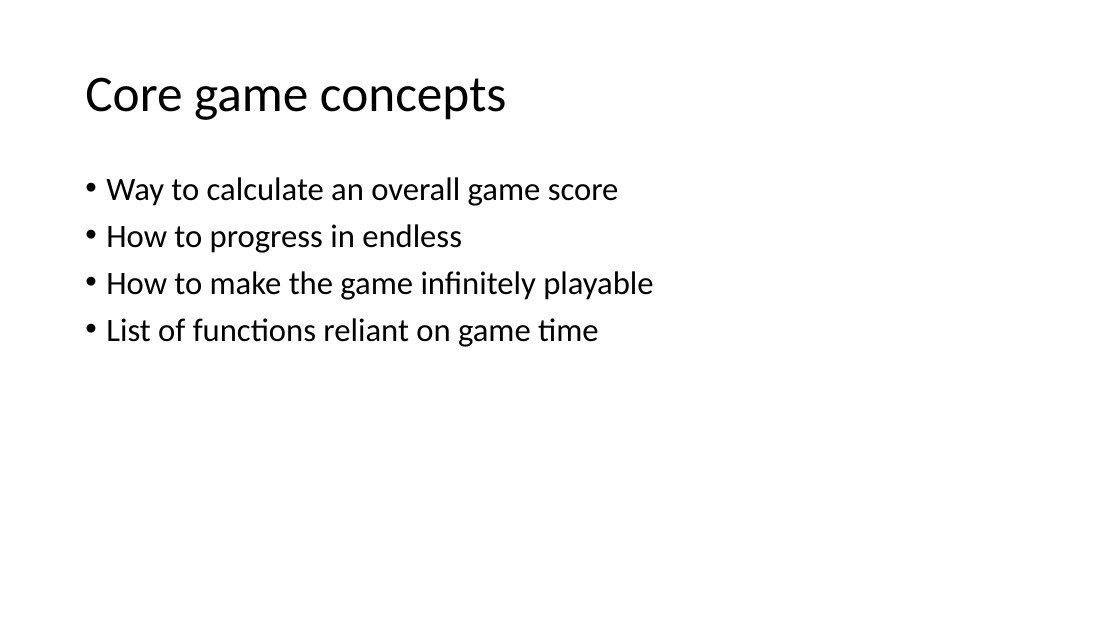
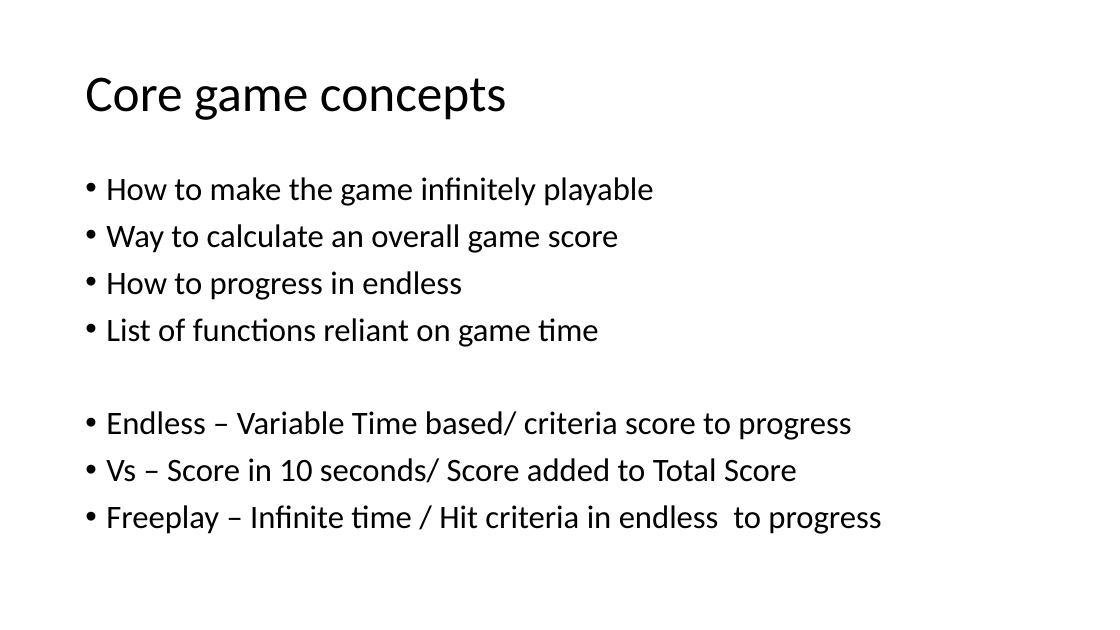
Before and after one commit to Mr-Turtle12/Mobile-Pirate-Game, a slide deck: slide 8 of Pirate game.pptx. Drawn at 1120x630 pixels with LibreOffice and Linux fonts; fonts in the diff are those of the drawing. Boxes give left, top, right and bottom in pixels: in the first picture for what was removed or moved away, otherwise in the second. Text is boxed around its words. In the diff, an @@ line names an element or a change of style, - is before the commit and + after.

Commit message:
Change the Powerpoint

```diff
--- a/Pirate game.pptx
+++ b/Pirate game.pptx
@@ text at (x1=106, y1=177, x2=653, y2=206): paragraph added @@
+• How to make the game infinitely playable
@@ text at (x1=106, y1=271, x2=653, y2=300): paragraph removed @@
-• How to make the game infinitely playable
@@ text at (x1=106, y1=411, x2=881, y2=534): paragraphs added @@
+• Endless – Variable Time based/ criteria score to progress
+• Vs – Score in 10 seconds/ Score added to Total Score
+• Freeplay – Infinite time / Hit criteria in endless to progress
```
